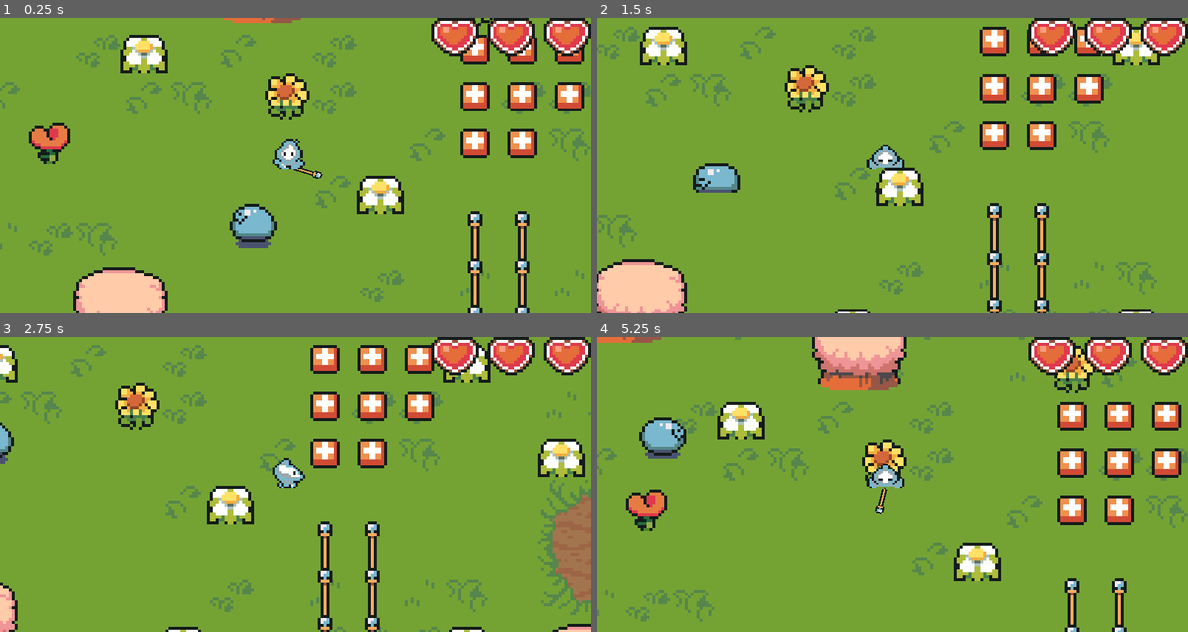
Above: before the commit, frames 1-4 (two rows, left to right).
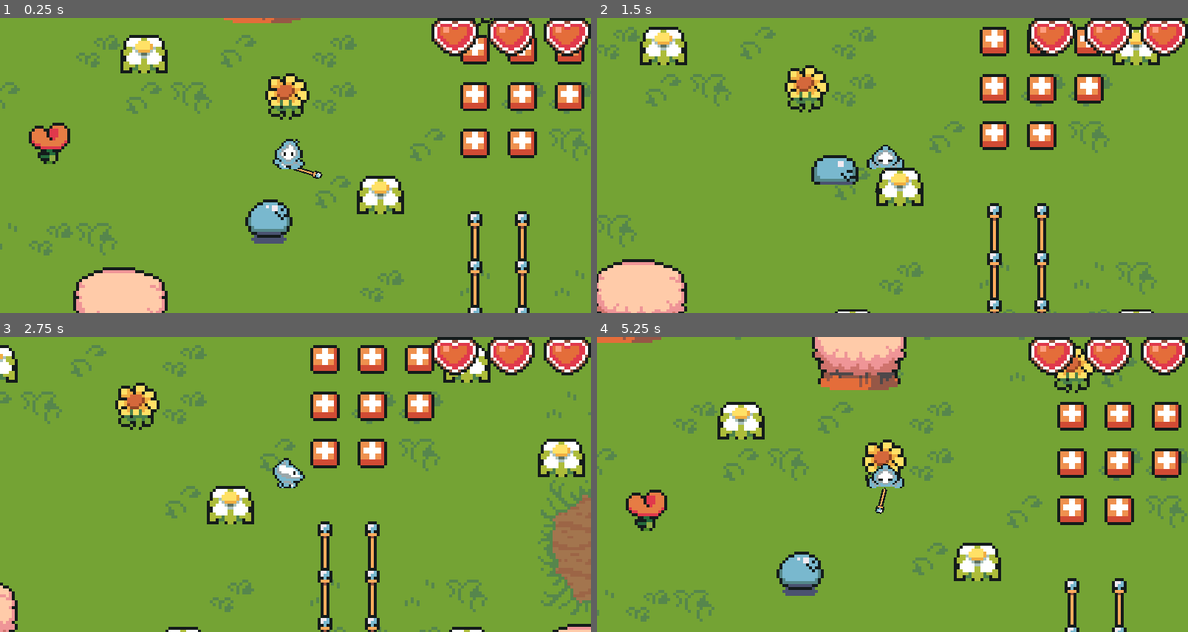
Above: after the commit, the same moments.

Repository: 3Dook/gameprac
Game: Godot game, scene res://scenes/world.tscn
Same seed, same stepped clock (60 frames per second), same inputs: the game is played once before the commit and once after it.
Inputs:
- Up to frame 1 (0.25 s): no input
- Up to frame 2 (1.5 s): hold Right (ui_right) 0.53-1.28 s; tap Space (attack) at 0.6, 1.35 s; hold Down (ui_down) from 1.28 s (still down)
- Up to frame 3 (2.75 s): release Down (ui_down) at 2.03 s; hold Right (ui_right) from 2.03 s (still down); tap Space (attack) at 2.1 s
- Up to frame 4 (5.25 s): release Right (ui_right) at 2.78 s; hold Up (ui_up) 2.78-3.53 s; tap Space (attack) every 0.75 s from 2.85 to 5.1 s; hold Left (ui_left) 3.53-5.03 s; hold Down (ui_down) from 5.03 s (still down)

The runs differ from the first frame. In frame 1, 1.1% of the frame differs, in the area x 38-50%, y 61-78%; in frame 2, 1.4%; in frame 3, 0.2%; in frame 4, 1.8%, in the area x 7-39%, y 27-88%.

Commit message:
updated enemy sprite to target and follow the player

Diff:
--- a/ARPG_PRAC1/enemies/slime.tscn
+++ b/ARPG_PRAC1/enemies/slime.tscn
@@ -83,6 +83,46 @@
 "values": [false]
 }
 
+[sub_resource type="Animation" id="Animation_acwlr"]
+resource_name = "death"
+length = 0.6
+tracks/0/type = "value"
+tracks/0/imported = false
+tracks/0/enabled = true
+tracks/0/path = NodePath("deathEffect:frame")
+tracks/0/interp = 1
+tracks/0/loop_wrap = true
+tracks/0/keys = {
+"times": PackedFloat32Array(0, 0.1, 0.2, 0.3, 0.4, 0.5),
+"transitions": PackedFloat32Array(1, 1, 1, 1, 1, 1),
+"update": 1,
+"values": [0, 2, 2, 3, 4, 5]
+}
+tracks/1/type = "value"
+tracks/1/imported = false
+tracks/1/enabled = false
+tracks/1/path = NodePath("Sprite2D:visible")
+tracks/1/interp = 1
+tracks/1/loop_wrap = true
+tracks/1/keys = {
+"times": PackedFloat32Array(0, 0.6, 1),
+"transitions": PackedFloat32Array(1, 1, 1),
+"update": 1,
+"values": [false, false, false]
+}
+tracks/2/type = "value"
+tracks/2/imported = false
+tracks/2/enabled = true
+tracks/2/path = NodePath("deathEffect:visible")
+tracks/2/interp = 1
+tracks/2/loop_wrap = true
+tracks/2/keys = {
+"times": PackedFloat32Array(0, 0.6),
+"transitions": PackedFloat32Array(1, 1),
+"update": 1,
+"values": [true, false]
+}
+
 [sub_resource type="Animation" id="Animation_glh3g"]
 resource_name = "walkDown"
 length = 0.8
@@ -249,46 +289,6 @@
 "transitions": PackedFloat32Array(1, 1, 1, 1),
 "update": 1,
 "values": [Vector2(1, 1), Vector2(1.3, 0.9), Vector2(1.2, 0.9), Vector2(1, 1)]
-}
-
-[sub_resource type="Animation" id="Animation_acwlr"]
-resource_name = "death"
-length = 0.6
-tracks/0/type = "value"
-tracks/0/imported = false
-tracks/0/enabled = true
-tracks/0/path = NodePath("deathEffect:frame")
-tracks/0/interp = 1
-tracks/0/loop_wrap = true
-tracks/0/keys = {
-"times": PackedFloat32Array(0, 0.1, 0.2, 0.3, 0.4, 0.5),
-"transitions": PackedFloat32Array(1, 1, 1, 1, 1, 1),
-"update": 1,
-"values": [0, 2, 2, 3, 4, 5]
-}
-tracks/1/type = "value"
-tracks/1/imported = false
-tracks/1/enabled = false
-tracks/1/path = NodePath("Sprite2D:visible")
-tracks/1/interp = 1
-tracks/1/loop_wrap = true
-tracks/1/keys = {
-"times": PackedFloat32Array(0, 0.6, 1),
-"transitions": PackedFloat32Array(1, 1, 1),
-"update": 1,
-"values": [false, false, false]
-}
-tracks/2/type = "value"
-tracks/2/imported = false
-tracks/2/enabled = true
-tracks/2/path = NodePath("deathEffect:visible")
-tracks/2/interp = 1
-tracks/2/loop_wrap = true
-tracks/2/keys = {
-"times": PackedFloat32Array(0, 0.6),
-"transitions": PackedFloat32Array(1, 1),
-"update": 1,
-"values": [true, false]
 }
 
 [sub_resource type="AnimationLibrary" id="AnimationLibrary_s7svj"]
--- a/ARPG_PRAC1/enemies/slime3.gd
+++ b/ARPG_PRAC1/enemies/slime3.gd
@@ -6,13 +6,16 @@
 
 @onready var animations = $AnimationPlayer
 
+@onready var playerPos = get_parent().get_node("Player")
+
 var isDeath: bool = false
 var startPosition
 var endPosition
 
 func _ready():
 	startPosition = position
-	endPosition = endPoint.global_position
+	#endPosition = endPoint.global_position
+	endPosition = playerPos.global_position
 
 func changeDirection():
 	var tempEnd = endPosition
@@ -20,6 +23,7 @@
 	startPosition = tempEnd
 
 func updateVelocity():
+	endPosition = playerPos.global_position #move towards the player always
 	var moveDirection = (endPosition - position)
 	if moveDirection.length() < limit:
 		changeDirection()
@@ -42,7 +46,7 @@
 	updateVelocity()
 	move_and_slide()
 	updateAnimation()
-
+	#print(playerPos.global_position)
 
 func _on_hurt_box_area_entered(area):
 	if area == $hitBox: return
--- a/ARPG_PRAC1/scenes/world.tscn
+++ b/ARPG_PRAC1/scenes/world.tscn
@@ -3402,7 +3402,7 @@
 endPoint = NodePath("Marker2D")
 
 [node name="Marker2D" type="Marker2D" parent="TileMap/slime3"]
-position = Vector2(-75, -61)
+position = Vector2(-47, -13.0004)
 
 [node name="slime4" parent="TileMap" node_paths=PackedStringArray("endPoint") instance=ExtResource("6_2dan2")]
 position = Vector2(547, 316.265)
@@ -3410,7 +3410,7 @@
 endPoint = NodePath("Marker2D")
 
 [node name="Marker2D" type="Marker2D" parent="TileMap/slime4"]
-position = Vector2(5.99994, -96)
+position = Vector2(-142, -66.9997)
 
 [node name="slime2" parent="TileMap" node_paths=PackedStringArray("endPoint") instance=ExtResource("6_2dan2")]
 position = Vector2(245, 270)
